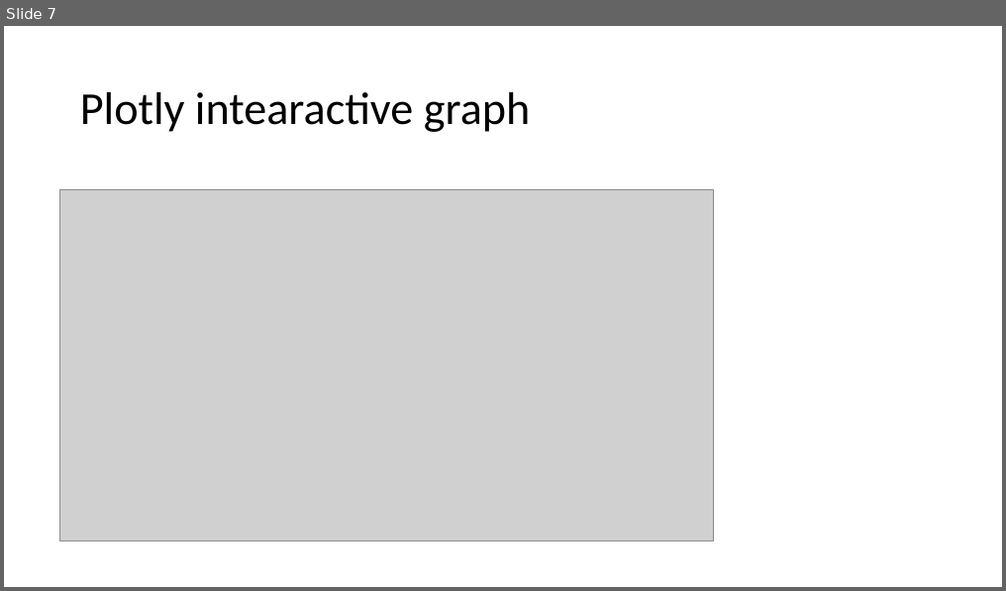
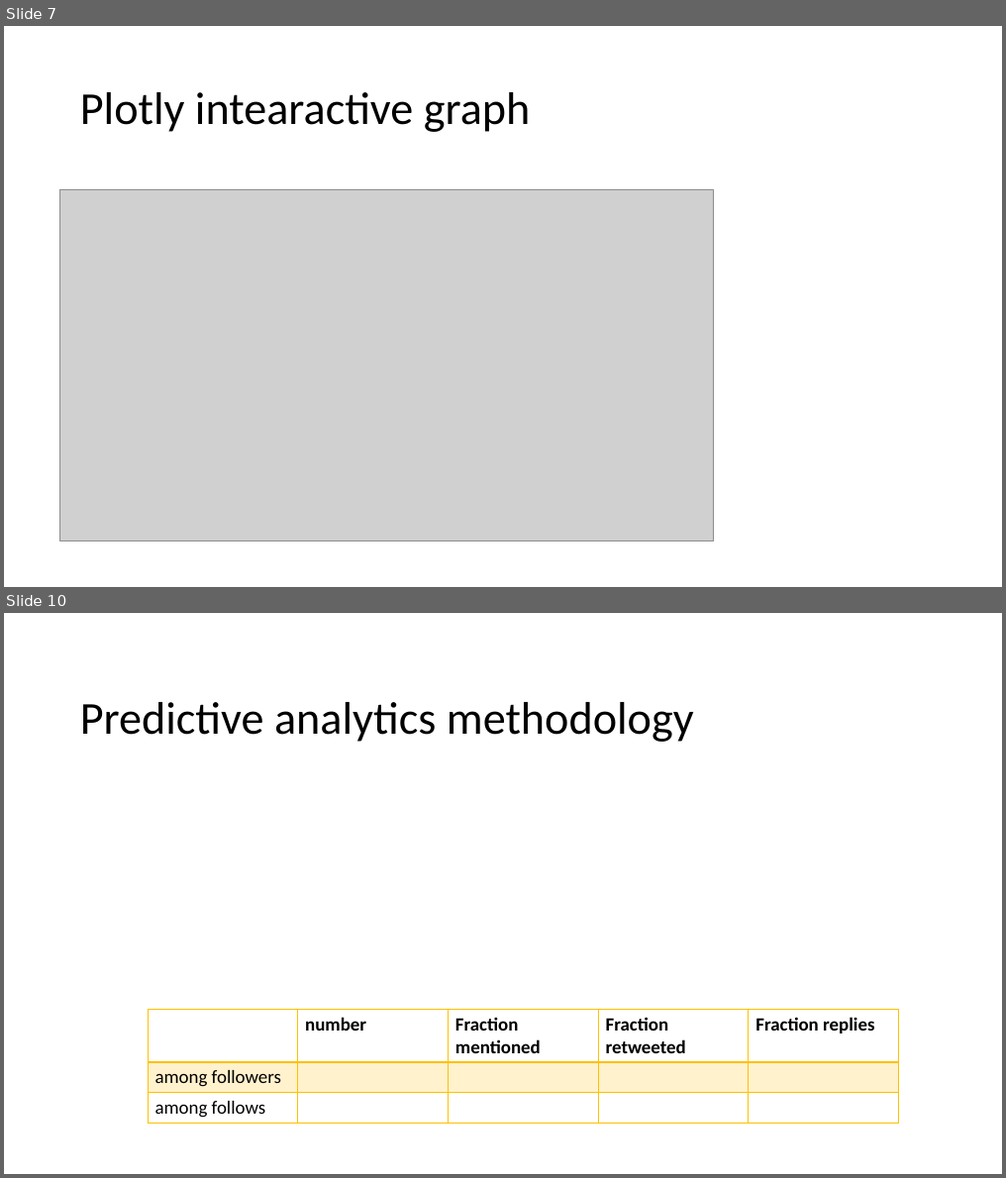
Before and after one commit to goshasty/rumor_analyze, a slide deck: Report.pptx. Shown one above the other, each under a label of ours: slide 7 before the commit, slides 7 and 10 after it; the slides between them are not shown. The pictures are 1006x591 and 1006x1178 pixels, drawn with LibreOffice and Linux fonts; fonts in the diff are those of the drawing; grey boxes stand for pictures. Boxes give left, top, right and bottom in pixels: in the first picture for what was removed or moved away, otherwise in the second. Text is boxed around its words. In the diff, an @@ line names an element or a change of style, - is before the commit and + after.

```diff
--- a/Report.pptx
+++ b/Report.pptx
@@ slide 10 added at (4, 613, 1002, 1174), background #FFFFFF @@
@@ title added at (80, 702, 694, 742), 44 pt, text #000000 @@
+Predictive analytics methodology
@@ table added at (148, 1010, 900, 1123), 3 rows, 5 columns @@
+ | number | Fraction mentioned | Fraction retweeted | Fraction replies
+among followers |  |  |  | 
+among follows |  |  |  | 
```
Also in this commit, not shown: 2 slides changed, 1 other slide added, 1 slide removed.
